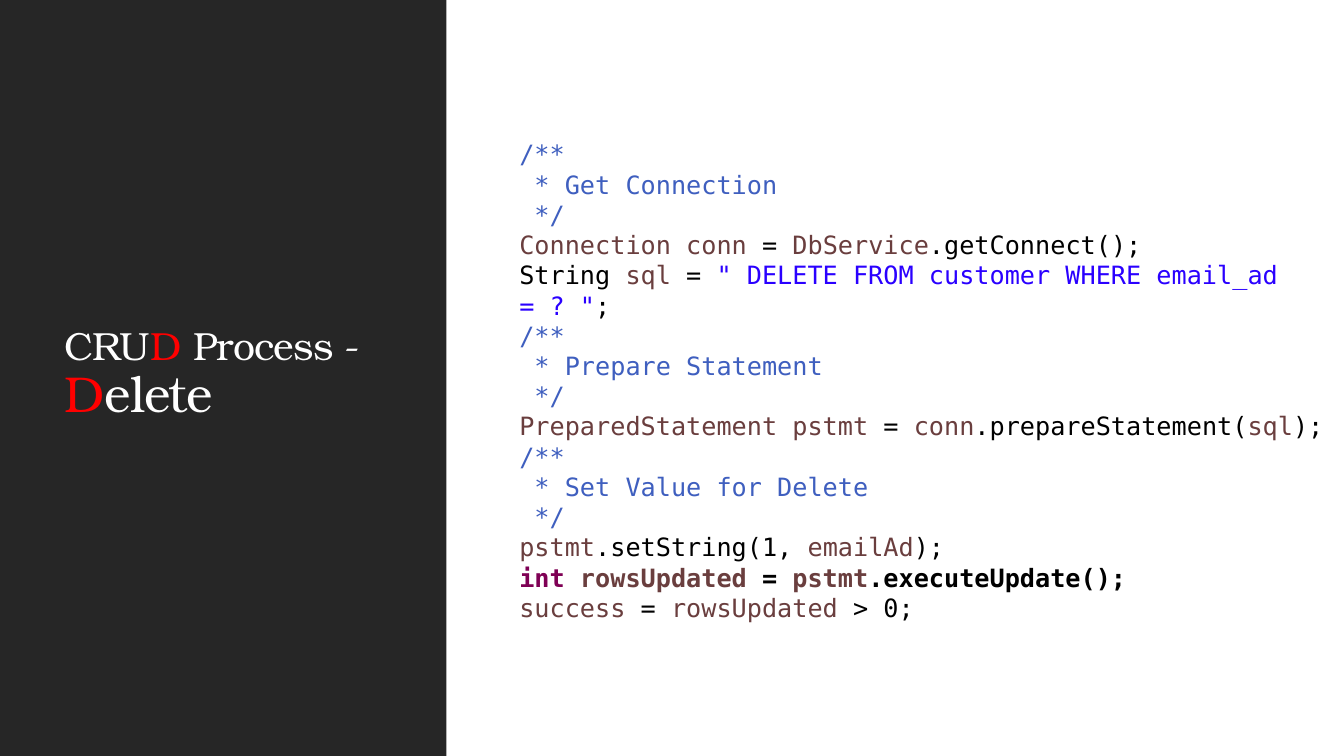
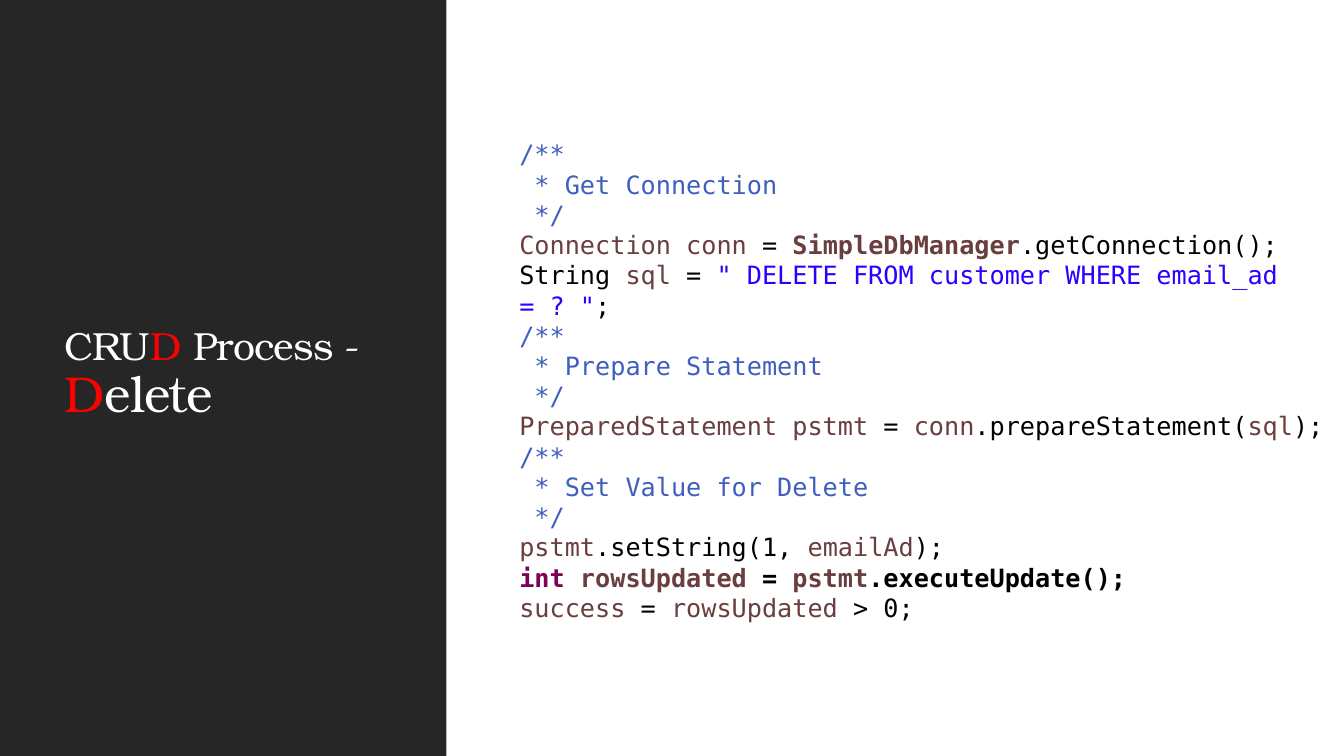
Before and after one commit to JSS-DEVCORE/JdbcExample, a slide deck: slide 14 of docs/JDBC Insights.pptx. Drawn at 1344x756 pixels with LibreOffice and Linux fonts; fonts in the diff are those of the drawing. Boxes give left, top, right and bottom in pixels: in the first picture for what was removed or moved away, otherwise in the second. Text is boxed around its words. In the diff, an @@ line names an element or a change of style, - is before the commit and + after.

```diff
--- a/docs/JDBC Insights.pptx
+++ b/docs/JDBC Insights.pptx
@@ text at bbox=[519, 233, 1277, 260]: text changed @@
-  Connection conn = DbService.getConnect();
+  Connection conn = SimpleDbManager.getConnection();
```
Also in this commit, not shown: 7 other slides changed, 1 slide added, 12 other files.
